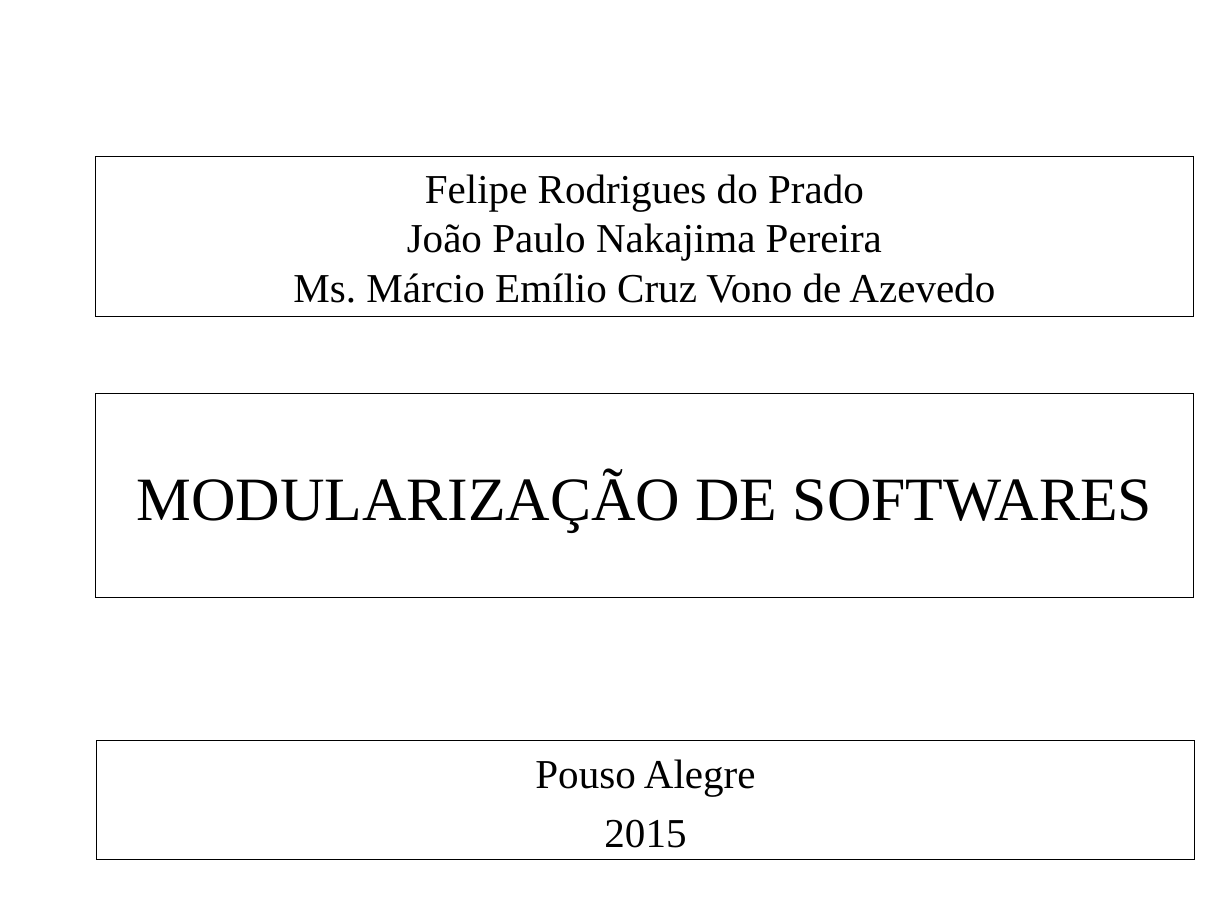
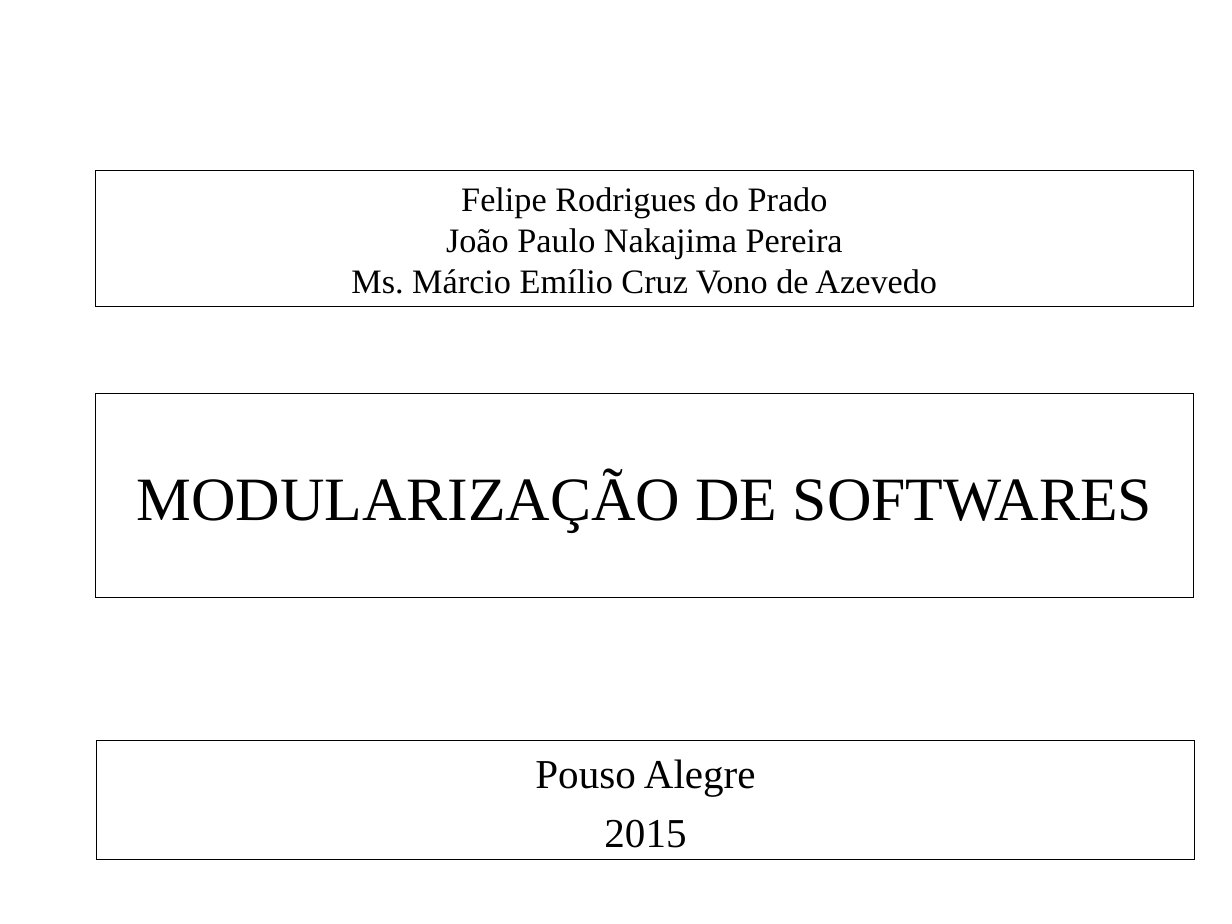
Before and after one commit to feliperodriguesprado/tcc_repository, a slide deck: slide 1 of documents/life_cycle/qualificacao/qualificacao_slides.odp. Drawn at 1232x924 pixels with LibreOffice and Linux fonts; fonts in the diff are those of the drawing; background and template pictures are left out. Boxes give left, top, right and bottom in pixels: in the first picture for what was removed or moved away, otherwise in the second. Text is boxed around its words. In the diff, an @@ line names an element or a change of style, - is before the commit and + after.

```diff
--- a/documents/life_cycle/qualificacao/qualificacao_slides.odp
+++ b/documents/life_cycle/qualificacao/qualificacao_slides.odp
@@ freeform shape "Felipe Rodrigues do Prado": place and size @@
-freeform shape "Felipe Rodrigues do Prado" at [96, 156, 1194, 317]
+freeform shape "Felipe Rodrigues do Prado" at [96, 171, 1194, 307]
@@ freeform shape "Felipe Rodrigues do Prado" at [96, 171, 1194, 307]: size 24 to 20 pt @@
```
Also in this commit, not shown: 1 other slide changed, 1 other file.
